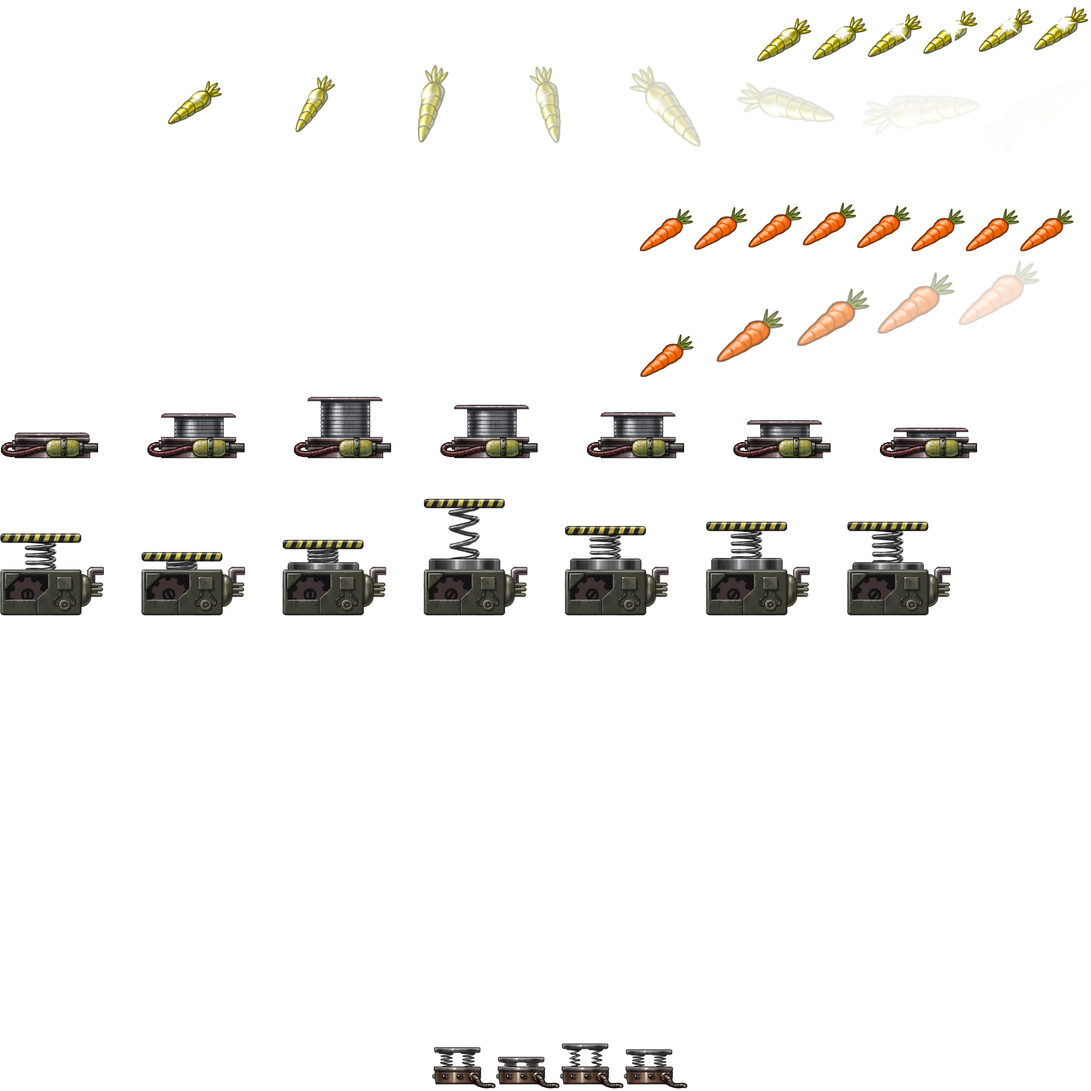
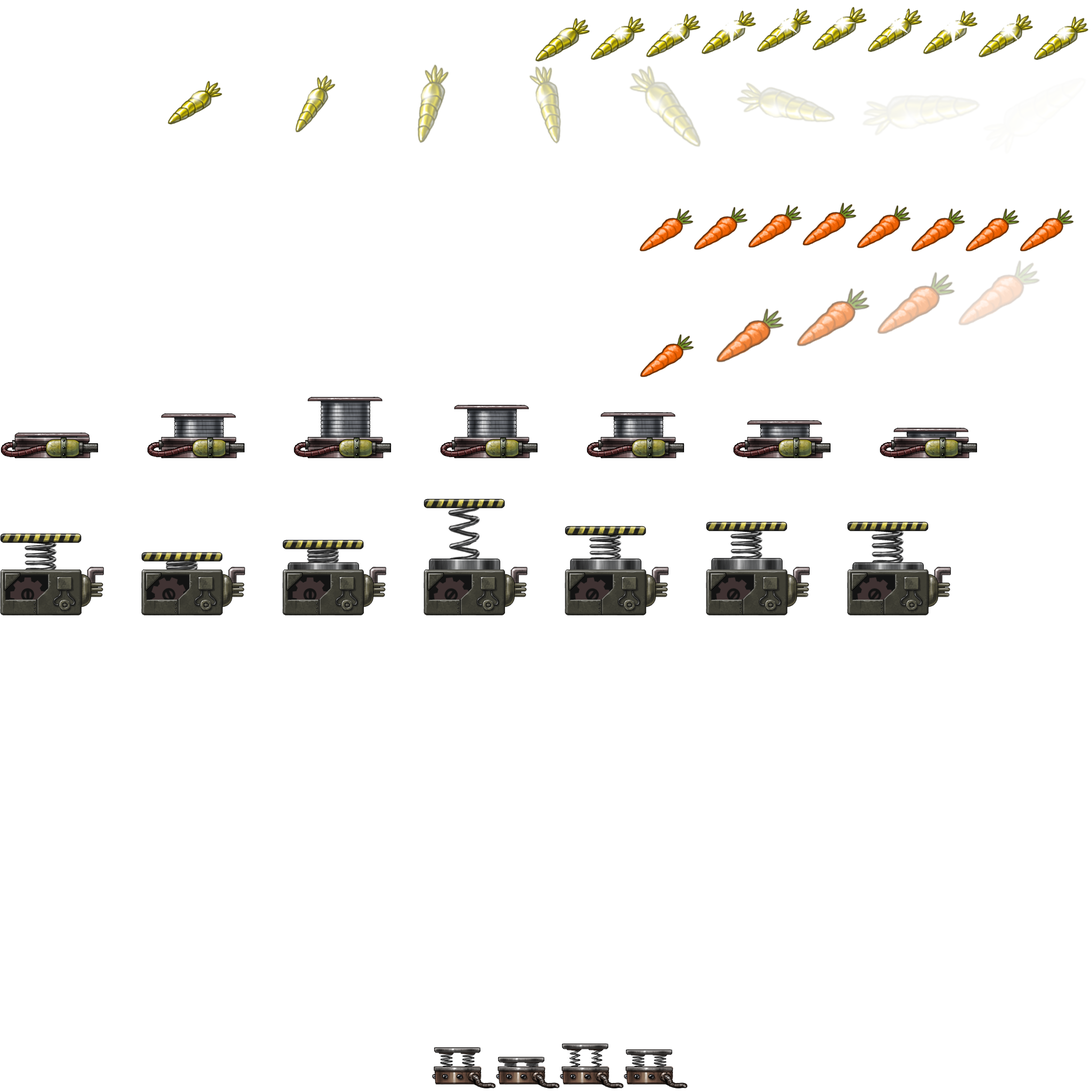
Layer changes from the first 1091 × 1091 image to the second:
painted on "Golden Carrot Float" over box(535, 6, 1090, 62)
